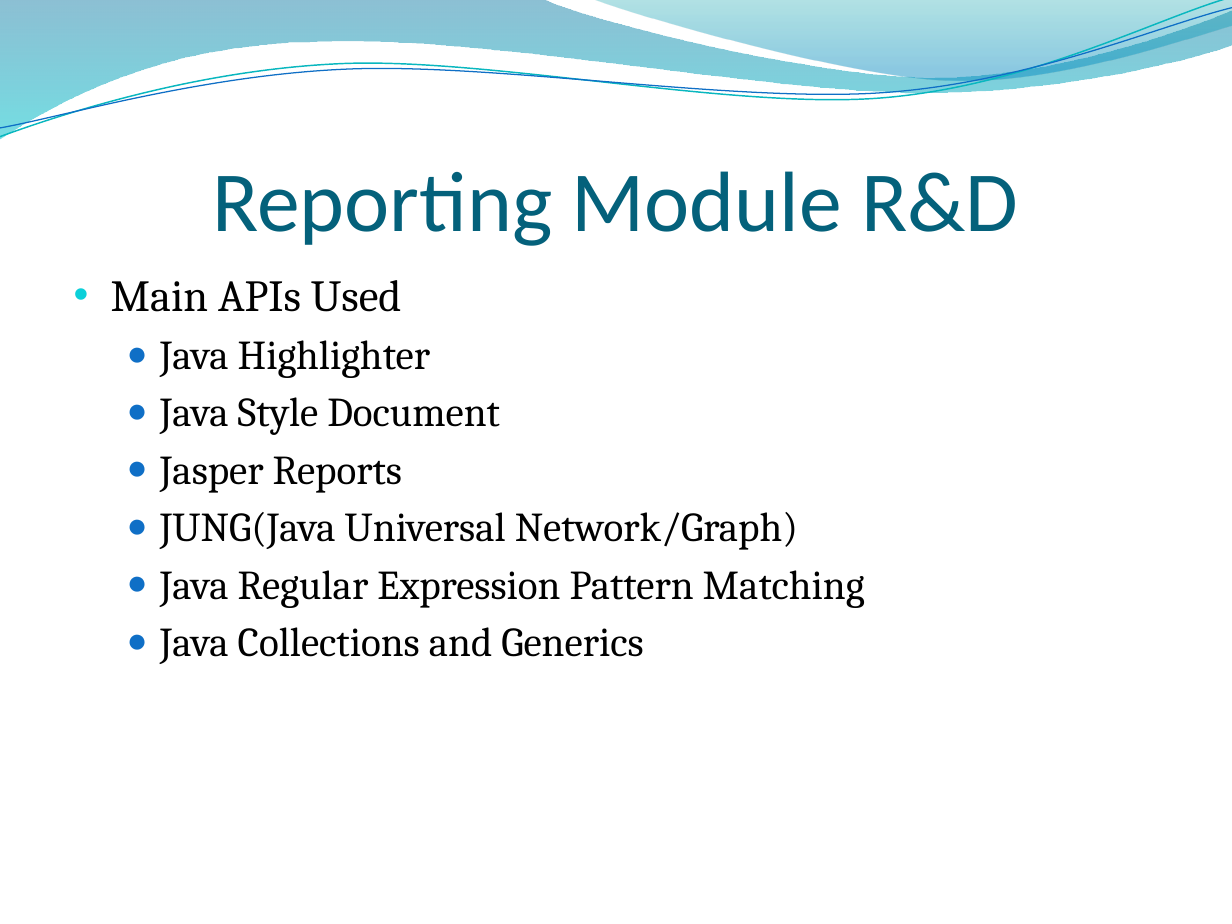
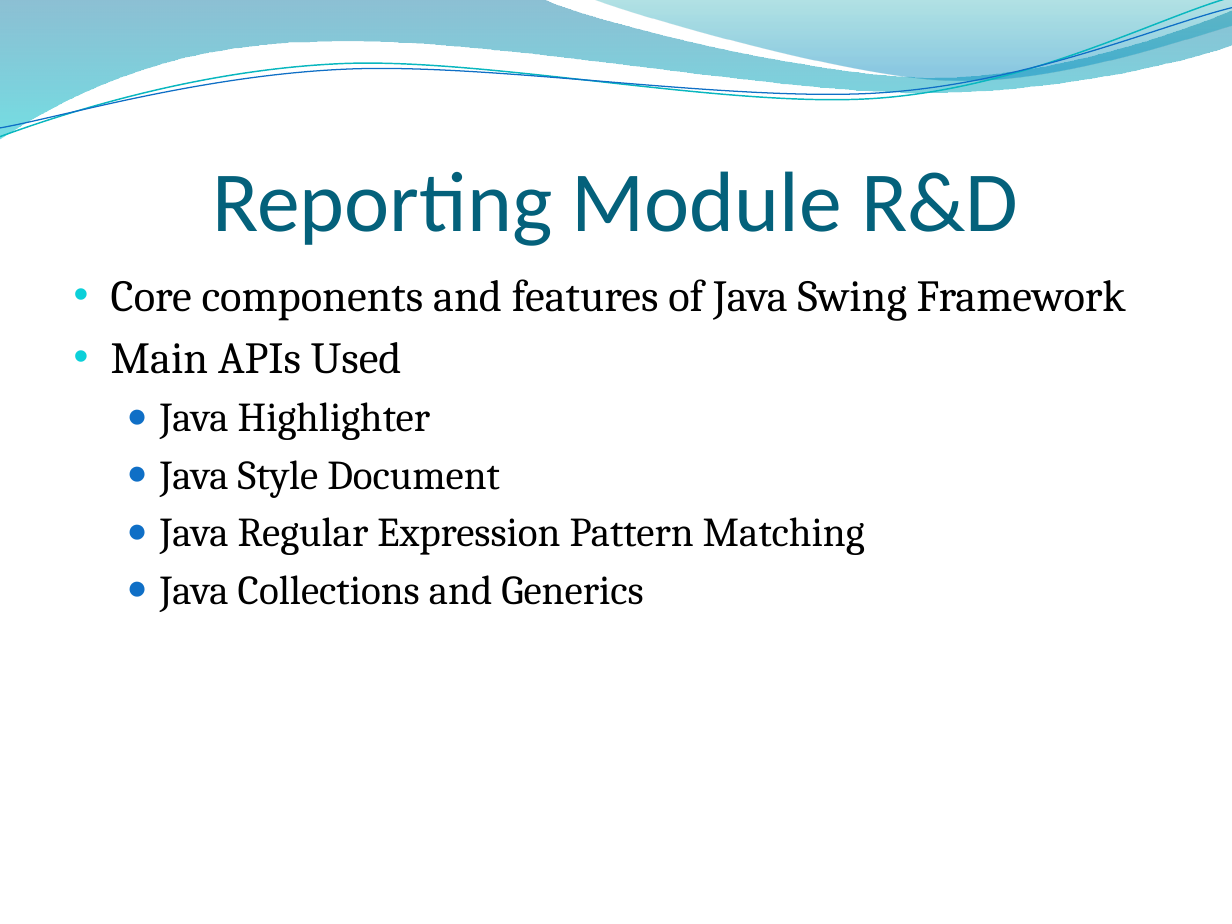
Before and after one commit to RizwanSaeedi/project-plagiabust, a slide deck: slide 37 of project docs/Final Presentation.pptx. Drawn at 1232x924 pixels with LibreOffice and Linux fonts; fonts in the diff are those of the drawing; background and template pictures are left out. Boxes give left, top, right and bottom in pixels: in the first picture for what was removed or moved away, otherwise in the second. Text is boxed around its words. In the diff, an @@ line names an element or a change of style, - is before the commit and + after.

```diff
--- a/project docs/Final Presentation.pptx
+++ b/project docs/Final Presentation.pptx
@@ text at [111, 279, 1126, 321]: paragraph added @@
+• Core components and features of Java Swing Framework
@@ text at [160, 456, 798, 550]: paragraphs removed @@
-  ● Jasper Reports
-  ● JUNG(Java Universal Network/Graph)
```
Also in this commit, not shown: 1 other slide changed, 1 slide added.
